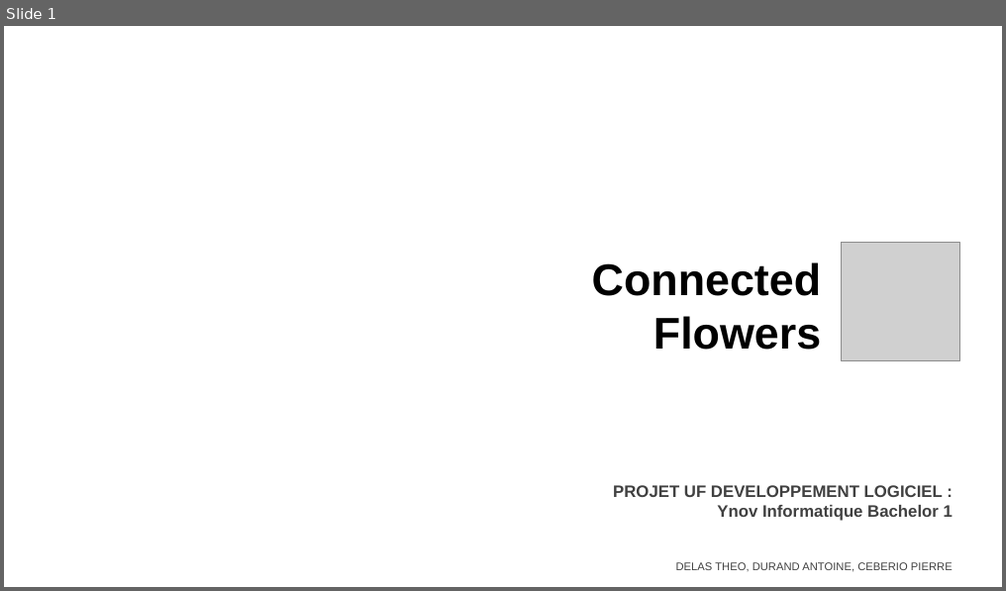
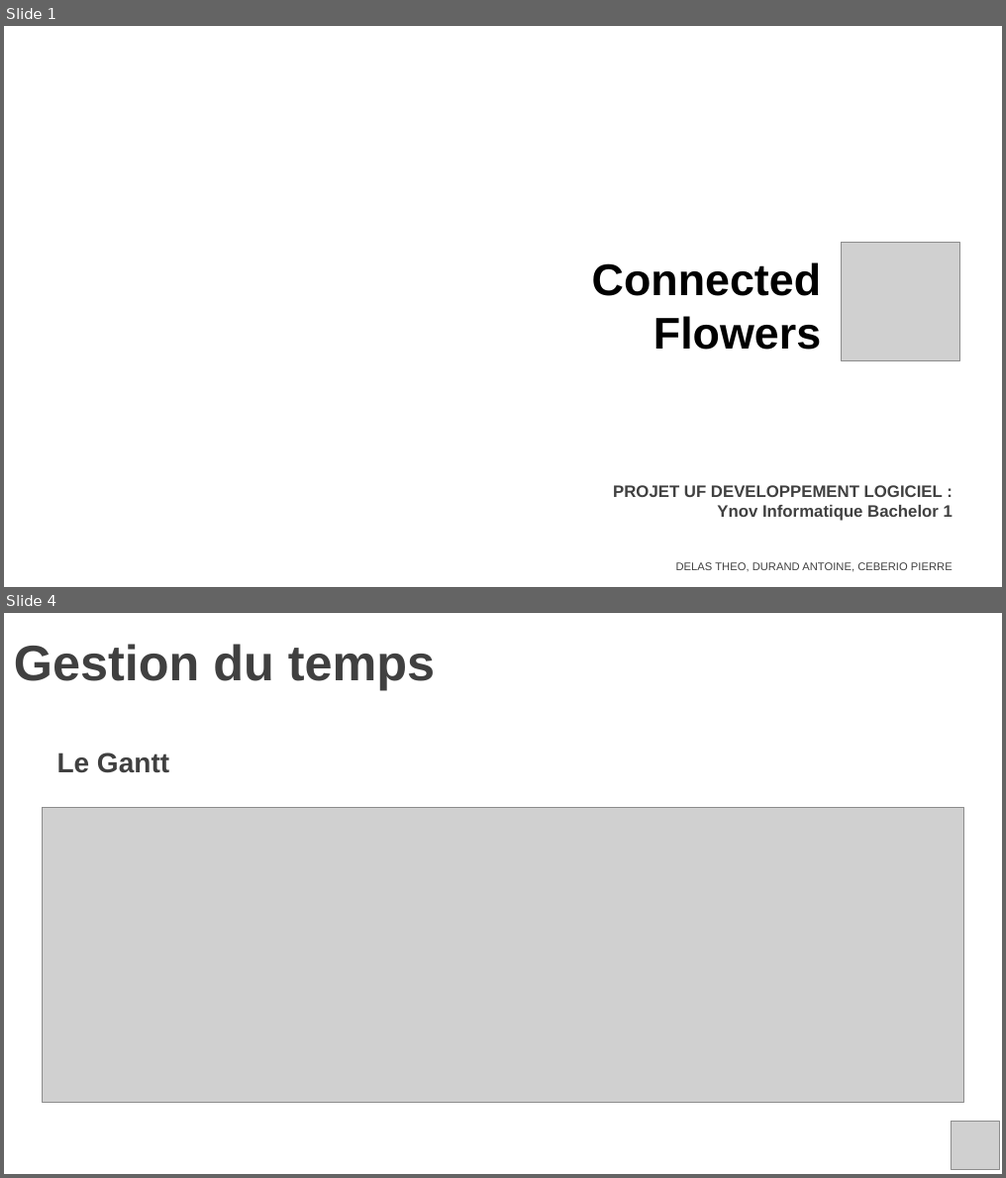
Before and after one commit to theoDELAS/Plante_Connectee, a slide deck: pres_plante_co.pptx. Shown one above the other, each under a label of ours: slide 1 before the commit, slides 1 and 4 after it; the slides between them are not shown. The pictures are 1006x591 and 1006x1178 pixels, drawn with LibreOffice and Linux fonts; fonts in the diff are those of the drawing; grey boxes stand for pictures; background and template pictures are left out. Boxes give left, top, right and bottom in pixels: in the first picture for what was removed or moved away, otherwise in the second. Text is boxed around its words. In the diff, an @@ line names an element or a change of style, - is before the commit and + after.

```diff
--- a/pres_plante_co.pptx
+++ b/pres_plante_co.pptx
@@ slide 4 added at bbox=[4, 613, 1002, 1174], background picture (left out) @@
@@ title added at bbox=[14, 644, 435, 690], 36 pt, text #404040, bold @@
+Gestion du temps
@@ text added at bbox=[57, 753, 169, 773], 20 pt, text #404040, bold @@
+Le Gantt
@@ picture added at bbox=[42, 808, 963, 1103] @@
@@ picture added at bbox=[951, 1122, 999, 1169] @@
```
Also in this commit, not shown: 2 slides changed, 7 other slides added.
